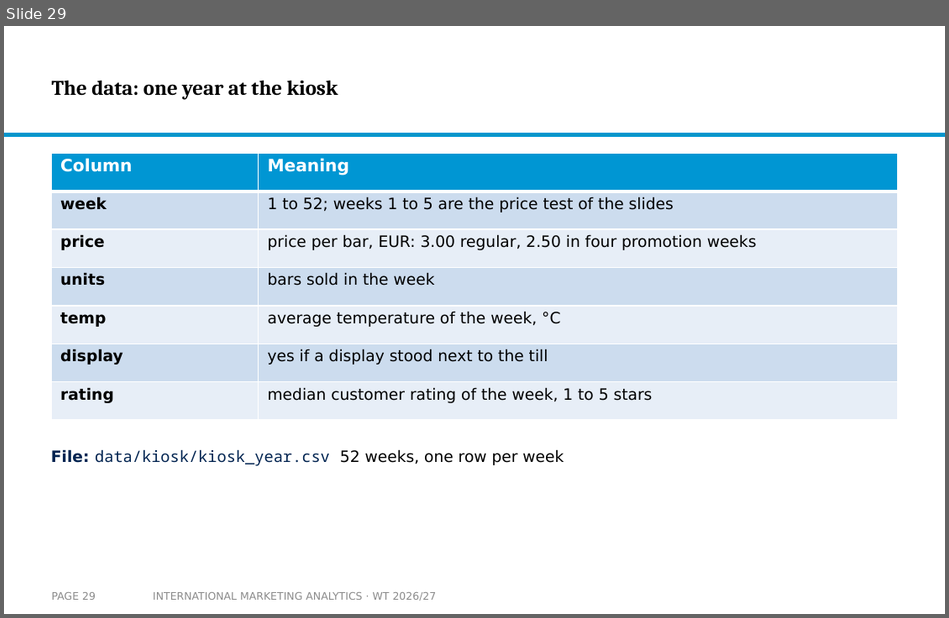
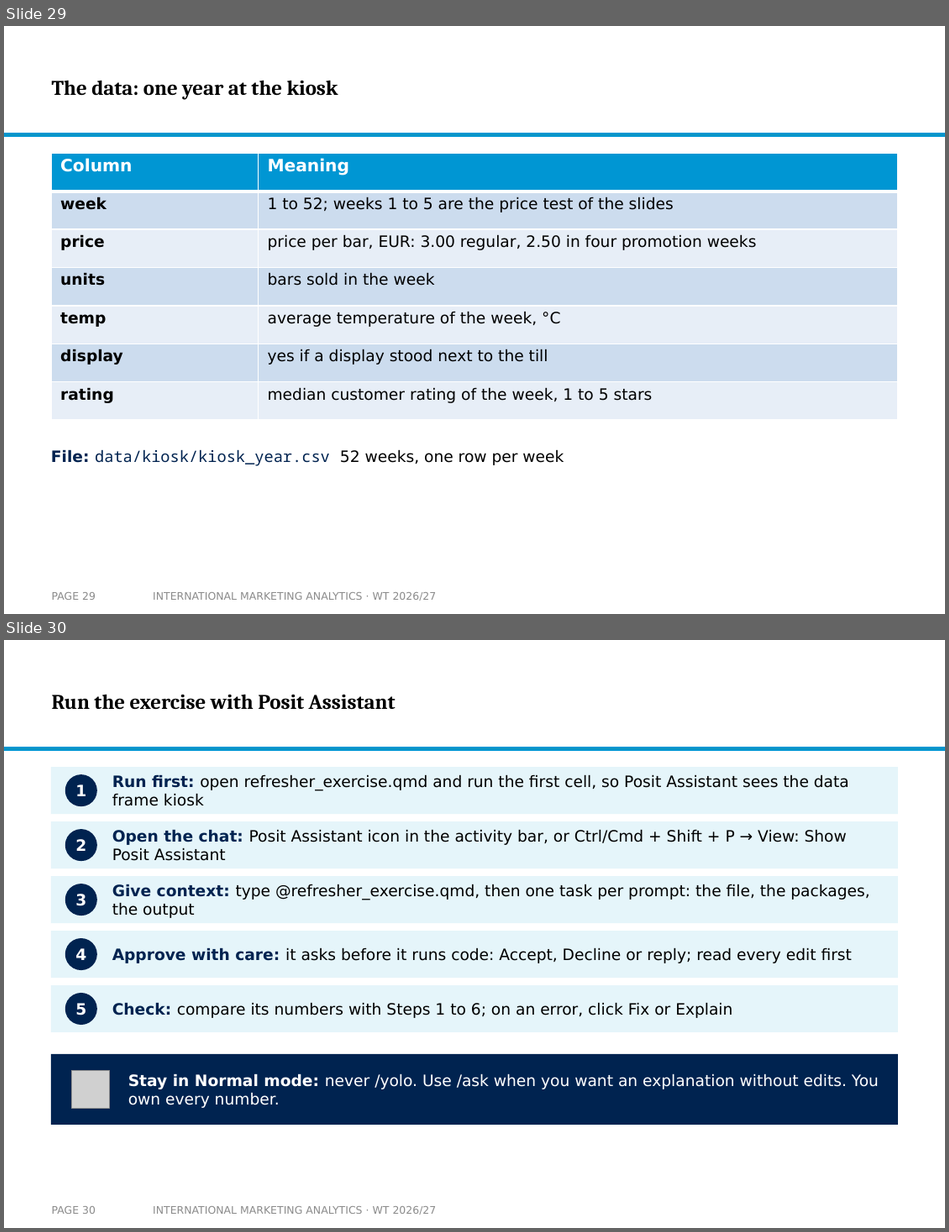
Before and after one commit to arnefloh-wu/international-marketing-analytics-teaching, a slide deck: slides/01b_statistics-and-regression_WT26-27.pptx. Shown one above the other, each under a label of ours: slide 29 before the commit, slides 29 and 30 after it. The pictures are 949x618 and 949x1232 pixels, drawn with LibreOffice and Linux fonts; fonts in the diff are those of the drawing; grey boxes stand for pictures; background and template pictures are left out. Boxes give left, top, right and bottom in pixels: in the first picture for what was removed or moved away, otherwise in the second. Text is boxed around its words. In the diff, an @@ line names an element or a change of style, - is before the commit and + after.

```diff
--- a/slides/01b_statistics-and-regression_WT26-27.pptx
+++ b/slides/01b_statistics-and-regression_WT26-27.pptx
@@ slide 30 added at (4,640,945,1228), background #FFFFFF; not listed: 1 template element that a slide beside it also shows @@
@@ title added at (52,694,395,710), 16 pt, text #000000, bold @@
+Run the exercise with Posit Assistant
@@ rectangle added at (51,767,898,814), fill #E5F5FA @@
@@ ellipse added at (65,774,97,806), fill #002350, 12 pt, text #FFFFFF, bold @@
+1
@@ text added at (112,774,849,806), 12 pt, text #000000 @@
+Run first: open refresher_exercise.qmd and run the first cell, so Posit Assistant sees the data frame kiosk
@@ rectangle added at (51,821,898,868), fill #E5F5FA @@
@@ ellipse added at (65,829,97,861), fill #002350, 12 pt, text #FFFFFF, bold @@
+2
@@ text added at (112,829,847,861), 12 pt, text #000000 @@
+Open the chat: Posit Assistant icon in the activity bar, or Ctrl/Cmd + Shift + P → View: Show Posit Assistant
@@ rectangle added at (51,876,898,923), fill #E5F5FA @@
@@ ellipse added at (65,884,97,916), fill #002350, 12 pt, text #FFFFFF, bold @@
+3
@@ text added at (112,884,869,918), 12 pt, text #000000 @@
+Give context: type @refresher_exercise.qmd, then one task per prompt: the file, the packages, the output
@@ rectangle added at (51,931,898,978), fill #E5F5FA @@
@@ ellipse added at (65,938,97,970), fill #002350, 12 pt, text #FFFFFF, bold @@
+4
@@ text added at (112,947,852,963), 12 pt, text #000000 @@
+Approve with care: it asks before it runs code: Accept, Decline or reply; read every edit first
@@ rectangle added at (51,985,898,1032), fill #E5F5FA @@
@@ ellipse added at (65,993,97,1025), fill #002350, 12 pt, text #FFFFFF, bold @@
+5
@@ text added at (112,1002,732,1018), 12 pt, text #000000 @@
+Check: compare its numbers with Steps 1 to 6; on an error, click Fix or Explain
@@ rectangle added at (51,1054,898,1125), fill #002350 @@
@@ picture added at (72,1071,109,1109) @@
@@ text added at (128,1073,878,1108), 12 pt, text #FFFFFF @@
+Stay in Normal mode: never /yolo. Use /ask when you want an explanation without edits. You own every number.
@@ page number added at (52,1206,96,1214), 8 pt, text #8C8C8C @@
+PAGE 30
@@ text added at (153,1206,437,1215), 8 pt, text #8C8C8C @@
+INTERNATIONAL MARKETING ANALYTICS · WT 2026/27
```
Also in this commit, not shown: 1 other slide added, 2 other files.
